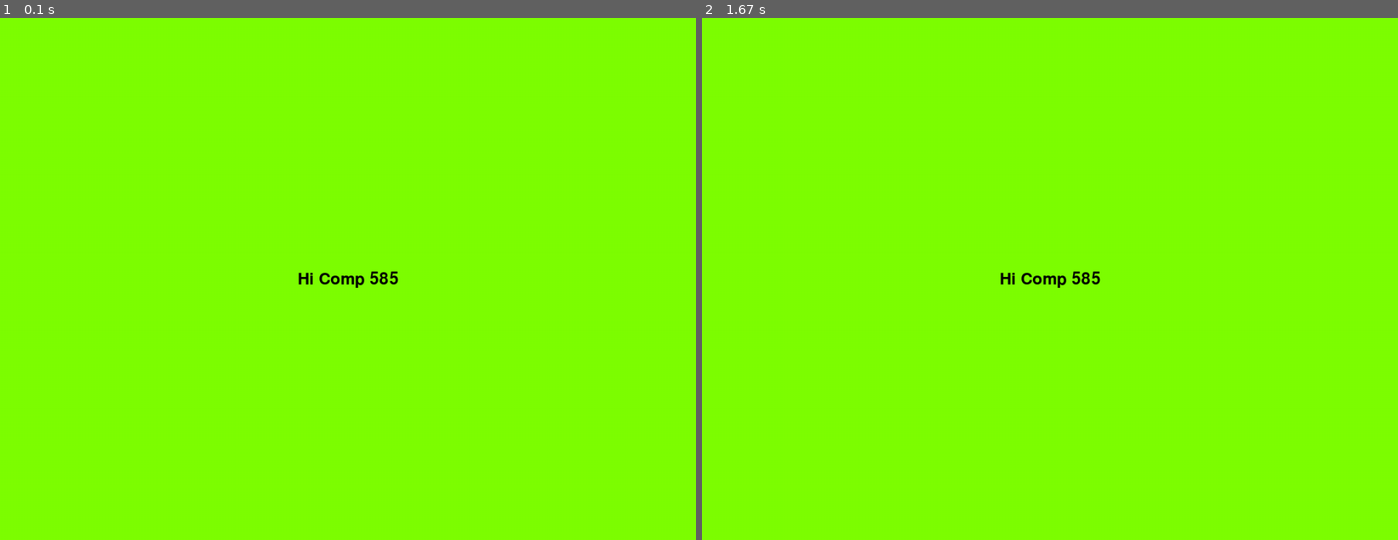
Above: before the commit, frames 1-2 (left to right).
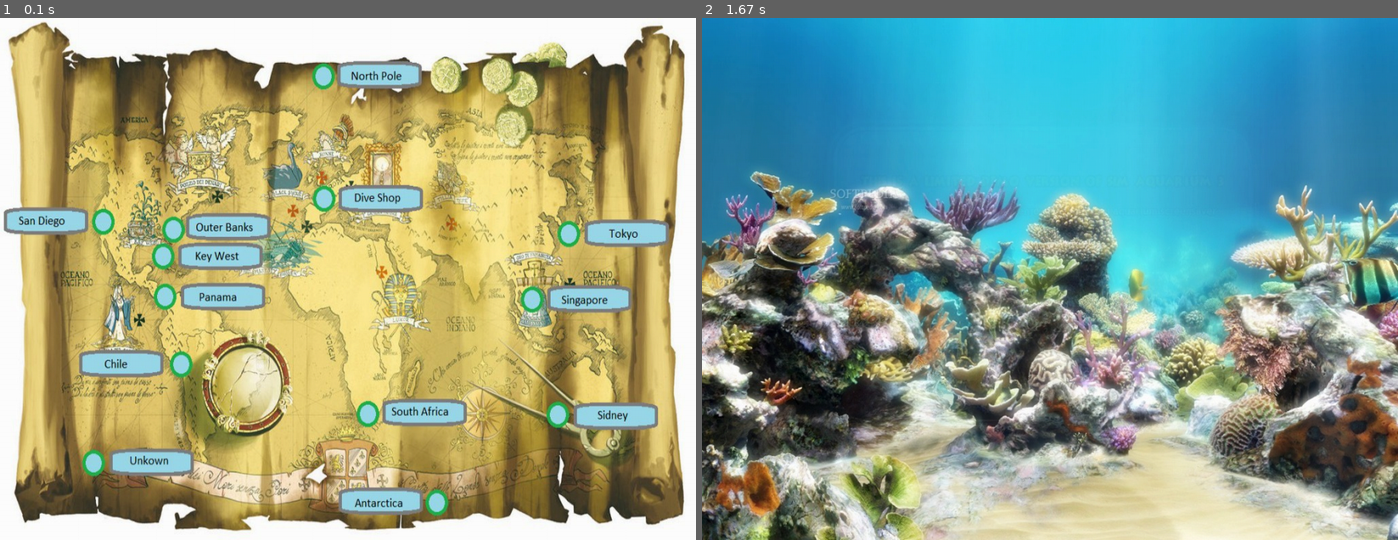
Above: after the commit, the same moments.

Repository: Paintcheck/PyGameTake3
Game: pygame game, started from GameTest/__init__.py
The game is run twice, just before and just after one commit, with the same random seed, the same clock (stepped at 60 frames per second) and the same inputs.
Inputs (mouse positions are in pixels of both pictures, inside the frame that each line leads up to):
- Up to frame 1 (0.1 s): no input
- Up to frame 2 (1.67 s): press the mouse at (1056, 315) at 0.37 s; move the mouse to (966, 299) at 0.47 s; release the mouse at (882, 284) at 0.6 s; tap Enter at 0.67 s; press the mouse at (1056, 315) at 1.03 s; move the mouse to (1056, 205) at 1.13 s; release the mouse at (1063, 101) at 1.27 s

The runs differ from the first frame. In frame 1, 100% of the frame differs, in the area x 0-100%, y 0-100%; in frame 2, 100%.

Commit message:
Button Click changes background but it doesnt stay

Diff:
--- a/GameTest/__init__.py
+++ b/GameTest/__init__.py
@@ -1,25 +1,47 @@
 import pygame
+from PIL import Image
 pygame.init()
-#Dennis Branch
-screen = pygame.display.set_mode((1024, 768))
-pygame.display.set_caption("Hello, world!")
-background = pygame.Surface(screen.get_size())
-background = background.convert()
-background.fill((127, 255, 0))
-clock = pygame.time.Clock()
+# Dennis Branch
 
-font = pygame.font.Font(None, 36)
-text = font.render("Hi Comp 585", 1, (0, 0, 0))
-textpos = text.get_rect()
-textpos.centerx = background.get_rect().centerx
-textpos.centery = background.get_rect().centery
-background.blit(text, textpos)
+#######################################################
+pg = pygame
+clock = pg.time.Clock()
+#######################################################
+
+
+background1 = pg.image.load("TreasureMap.jpg")
+screen1 = pg.display.set_mode((1024, 768))
+#######################################################
+
+background2 = pg.image.load("Aquarium.jpg")
+
+screen2 = pg.display.set_mode((1024, 768))
+
+#######################################################
+
+screenswitch = 0
 keepGoing = True
 while keepGoing:
     clock.tick(60)
-    for event in pygame.event.get():
-        if event.type == pygame.QUIT:
+    for event in pg.event.get():
+        if event.type == pg.QUIT:
             keepGoing = False
 
-    screen.blit(background, (0,0))
-    pygame.display.flip()
+    if screenswitch == 0:
+        screen1.blit(background1, (0,0))
+        pg.display.flip()
+        #screenswitch = 1
+    else:
+        screen2.blit(background2, (0,0))
+        pg.display.flip()
+        #screenswitch = 0
+
+
+    if event.type == pygame.MOUSEBUTTONUP:
+            #screen1.blit(background1, (0,0))
+            #pg.display.flip()
+        screenswitch = 1
+    else:
+            #screen2.blit(background2, (0,0))
+            #pg.display.flip()
+        screenswitch = 0
Binary file added: GameTest/Aquarium.jpg
Binary file added: GameTest/Originals/Aquarium.jpg
Binary file added: GameTest/TreasureMap.jpg
